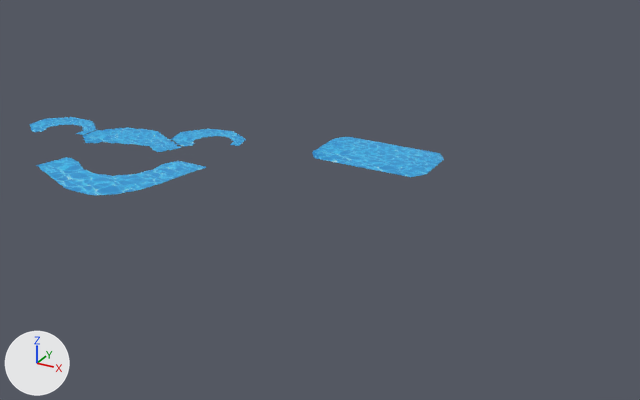
The OBJ model Proyecto_Final_Acuario/Proyecto_Final_Acuario/Models/Acuario/agua.obj as it was, and as the next commit left it.
Rendered twice from a camera (50 mm lens) standing at (302.0, -657.0, 322.0) and looking at (-79.0, 34.0, -24.0). The axes (+X, +Y, +Z) are drawn at lower left. The lights are the same throughout. Where no turn or scale is listed for an object, it has been applied to the vertices.

Names of what the first picture shows: 'agua'.
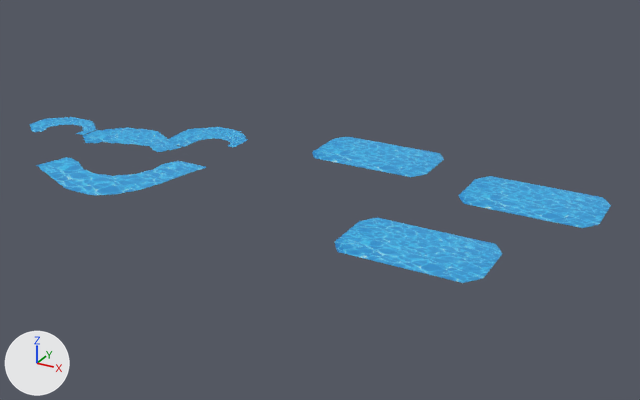
Edits to the bpy script that builds the scene:
```text
Add mat_lambert58sg:
    mat_lambert58sg = principled_material('lambert58SG')
    mat_lambert58sg.texture = img_agua_png
    mat_lambert58sg.roughness = 1.0
Change me_agua:
    used by ob_agua; location = (0.0, 0.0, 0.0)
    remove me_agua.from_pydata(...)  # 837 vertices, 664 faces; spans x -434.0..9.0, y -106.0..148.0, z 0.0..4.0
    add me_agua.from_pydata(...)  # 1099 vertices, 888 faces; spans x -434.0..181.0, y -106.0..148.0, z 0.0..4.0
    me_agua part 1: the loose piece of 121 vertices spanning x -117.0..9.0, y 74.0..148.0, z 1.0 is copied, and the copy is moved by (172.0, -35.0, 0.0); it spans x 54.0..181.0, y 39.0..113.0, z 1.0
    me_agua part 2: the loose piece of 121 vertices spanning x -117.0..9.0, y 74.0..148.0, z 1.0 is copied, and the copy is moved by (117.0, -172.0, 0.0); it spans x 0.0..126.0, y -99.0..-25.0, z 1.0
    me_agua part 3: the loose piece of 160 vertices spanning x -271.0..-192.0, y 36.0..101.0, z 2.0..4.0 is rebuilt with 180 vertices and now spans x -271.0..-195.0, y 37.0..107.0, z 1.0, in mat_lambert58sg (picture img_agua_png)
    add me_agua.materials.append(mat_lambert58sg)  # picture img_agua_png
```

What differs and where, as boxes [x1, y1, x2, y2] in the pictures (640 x 400 px):
'agua', reshaped (40% wider, 111% taller): before [29, 117, 444, 195]; after [29, 117, 611, 283]
part 1 of me_agua, added (blue): after [458, 176, 611, 228]
part 2 of me_agua, added (blue): after [335, 218, 502, 283]
part 3 of me_agua, rebuilt: before [171, 129, 246, 146]; after [169, 127, 248, 147]
